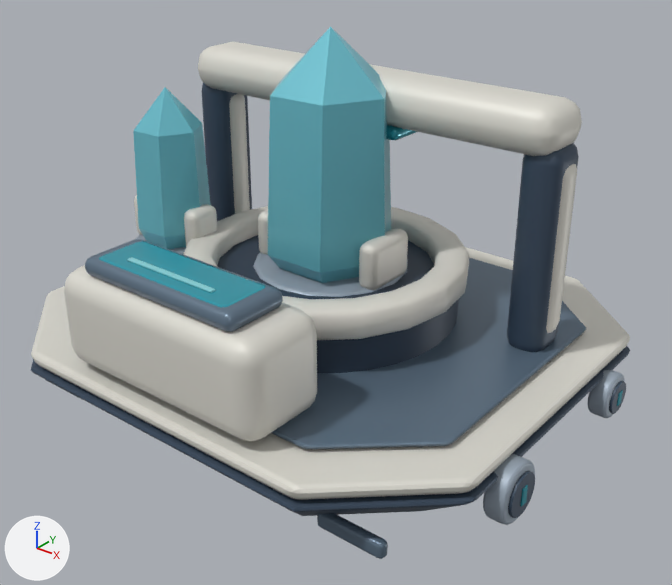
What one commit did to the glTF model space-battleship/assets/galaxy/v3/buildings/crystal_refinery/crystal_refinery_lv2.glb.
Rendered twice from a camera (50 mm lens) standing at (6.21, -7.57, 5.9) and looking at (0.32, -0.21, 1.33). The lights are fixed; the arrows at lower left show +X, +Y and +Z. The older version comes first. Where no turn or scale is listed for an object, it has been applied to the vertices. Vertices at exactly the same position are counted once.

Names of what the first picture shows: 'Structure'.
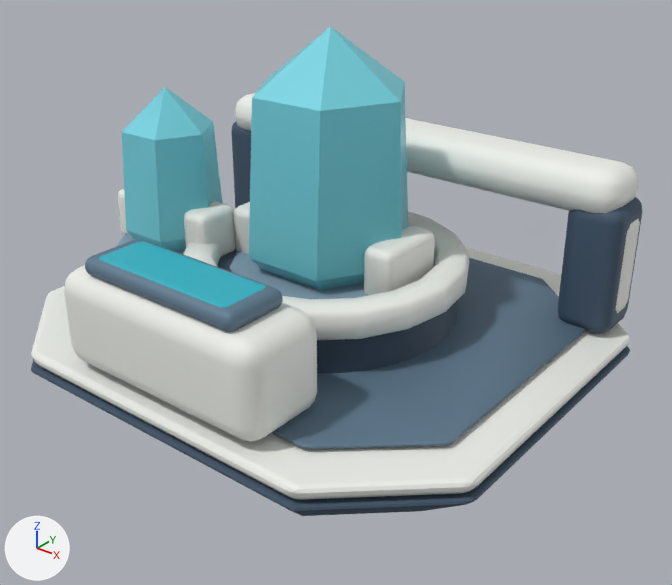
Location of each change, (x1, y1, x2, y2) in pixels of the pictures (672 x 585 px):
'Structure', reshaped (8% shorter): before (31, 26, 630, 559); after (31, 26, 643, 516)
part 1 of me_floatingnavyhull_006, rebuilt: before (253, 253, 408, 297); after (230, 251, 368, 299)
part 2 of me_floatingnavyhull_006, rebuilt (mostly hidden): before (136, 235, 186, 254); after (117, 233, 185, 254)
part 3 of me_floatingnavyhull_006, deleted: before (45, 42, 626, 559)
part 4 of me_floatingnavyhull_006, built on: before (133, 26, 391, 283); after (118, 26, 643, 334)
part 5 of me_floatingnavyhull_006, recoloured: (31, 211, 630, 516) in both

What changed in the scene script:
```text
Change me_floatingnavyhull_006:
    used by ob_structure; location = (0.0, 0.0, 0.0)
    remove me_floatingnavyhull_006.from_pydata(...)  # 4754 vertices, 9332 faces; spans x -3.24..3.24, y -2.77..2.77, z 0.0..4.17
    add me_floatingnavyhull_006.from_pydata(...)  # 2450 vertices, 4788 faces; spans x -3.06..3.06, y -2.77..2.77, z 0.0..4.17
    me_floatingnavyhull_006 part 1: the loose piece of 128 vertices spanning x -0.93..0.93, y -0.83..1.03, z 1.01..1.53 is rebuilt with 128 vertices and now spans x -1.2..1.2, y -1.1..1.3, z 1.01..1.53
    me_floatingnavyhull_006 part 2: the loose piece of 128 vertices spanning x -2.45..-1.35, y -1.09..0.01, z 1.01..1.53 is rebuilt with 128 vertices and now spans x -2.63..-1.17, y -1.27..0.19, z 1.01..1.53
    me_floatingnavyhull_006 part 3: 23 loose pieces with 2976 vertices, spanning x -3.24..3.24, y -2.34..1.33, z 0.09..3.63, are deleted
    me_floatingnavyhull_006 part 4: 228 vertices removed from x -2.46..0.76, y -0.93..0.76, z 1.45..3.52; 900 vertices added at x -2.9..2.9, y -1.06..2.09, z 0.9..3.52
    me_floatingnavyhull_006 part 5: 2513 kept faces spanning x -3.06..3.06, y -2.77..2.77, z 0.0..2.21 get new vertex colours
    remove me_floatingnavyhull_006.materials.append(mat_galaxytoonreflection)
```
